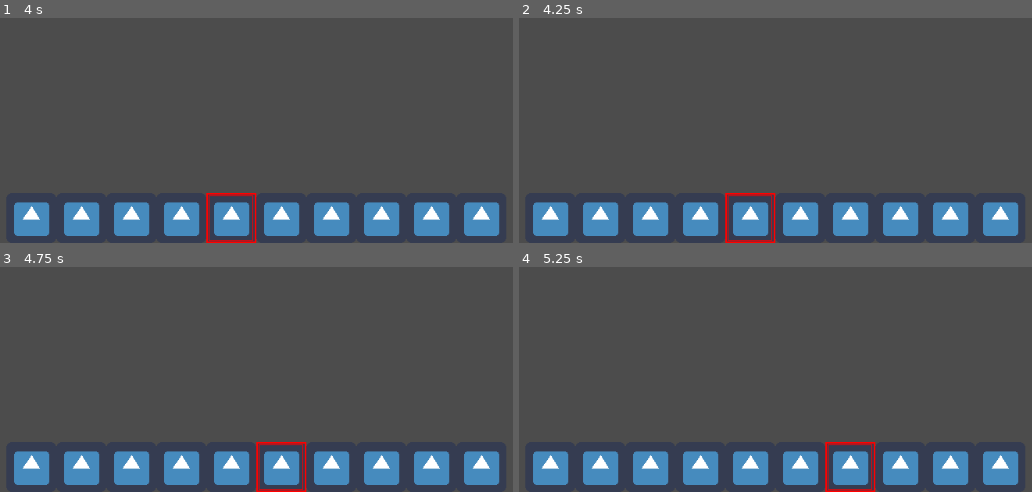
Above: before the commit, frames 1-4 (two rows, left to right).
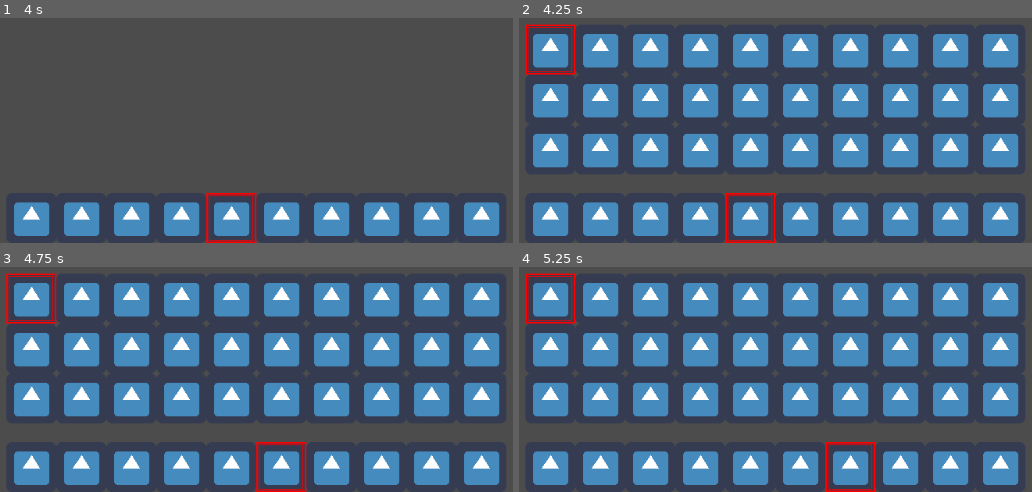
Above: after the commit, the same moments.

Repository: kybek/chokka-remastered
Game: Godot game, scene res://src/hud/hud.tscn
Two runs of this game, one before a commit and one after it. Both use one fixed random seed, a clock stepped at 60 frames per second and the inputs below. This scene is started directly instead of the project's main scene. The engine's default icon, where the game draws it, is replaced by a stand-in: a white triangle on a blue panel in a dark square.
Inputs (mouse positions are in pixels of both pictures, inside the frame that each line leads up to):
- Up to frame 1 (4 s): tap Enter at 0.5, 2, 3.5 s; move the mouse to (30, 218) at 0.52 s; hold D (move_right) 0.53-1.28 s; tap Space (next_line) at 0.6, 1.25, 1.35, 2.1, 2.75, 2.85, 3.6 s; click (30, 218) at 0.67 s; move the mouse to (82, 218) at 1.27 s; hold S (move_down) 1.28-2.03 s; click (82, 218) at 1.42 s; move the mouse to (133, 218) at 2.02 s; hold D (move_right) 2.03-2.78 s; click (133, 218) at 2.17 s; move the mouse to (179, 218) at 2.77 s; hold W (move_up) 2.78-3.53 s; click (179, 218) at 2.92 s; move the mouse to (230, 218) at 3.52 s; hold A (move_left) from 3.53 s (still down); click (230, 218) at 3.67 s
- Up to frame 2 (4.25 s): keep holding A (move_left); tap Tab (toggle_inventory, bound only after the commit) at 4.15 s
- Up to frame 3 (4.75 s): keep holding A (move_left); move the mouse to (282, 467) at 4.27 s; tap Space (next_line) at 4.35 s; click (282, 467) at 4.42 s
- Up to frame 4 (5.25 s): tap Space (next_line) at 5, 5.1 s; move the mouse to (852, 467) at 5.02 s; release A (move_left) at 5.03 s; hold S (move_down) from 5.03 s (still down); click (852, 467) at 5.17 s

Frame 1 is identical in both runs. In frame 2, 32% of the frame differs, in the area x 1-98%, y 2-67%; in frame 3, 32%; in frame 4, 32%.

Commit message:
Inventory & Seedbags

Diff:
--- a/project.godot
+++ b/project.godot
@@ -24,6 +24,11 @@
 "language": "GDScript",
 "path": "res://src/biology/genes.gd"
 }, {
+"base": "Node2D",
+"class": "Inventory",
+"language": "GDScript",
+"path": "res://src/inventory/inventory.gd"
+}, {
 "base": "Node",
 "class": "Seed",
 "language": "GDScript",
@@ -48,6 +53,7 @@
 "Dialogue": "",
 "Flower": "",
 "Genes": "",
+"Inventory": "",
 "Seed": "",
 "SeedBag": "",
 "Slot": "",
@@ -57,7 +63,7 @@
 [application]
 
 config/name="Chokka Remastered"
-run/main_scene="res://src/farm/farm.tscn"
+run/main_scene="res://src/farm/Farm.tscn"
 config/icon="res://icon.png"
 
 [input]
@@ -92,6 +98,11 @@
 , Object(InputEventKey,"resource_local_to_scene":false,"resource_name":"","device":0,"alt":false,"shift":false,"control":false,"meta":false,"command":false,"pressed":false,"scancode":16777231,"unicode":0,"echo":false,"script":null)
  ]
 }
+toggle_inventory={
+"deadzone": 0.5,
+"events": [ Object(InputEventKey,"resource_local_to_scene":false,"resource_name":"","device":0,"alt":false,"shift":false,"control":false,"meta":false,"command":false,"pressed":false,"scancode":16777218,"unicode":0,"echo":false,"script":null)
+ ]
+}
 
 [rendering]
 
--- a/src/biology/genes.gd
+++ b/src/biology/genes.gd
@@ -38,6 +38,12 @@
 func get_seed_count () -> int:
    return seed_count
 
+func _init (dictionary : Dictionary):
+	set_color(dictionary["color"])
+	set_size(dictionary["size"])
+	set_polen_count(dictionary["polen_count"])
+	set_seed_count(dictionary["seed_count"])
+
 
 func _ready ():
    name = "Genes"
--- a/src/biology/seed.gd
+++ b/src/biology/seed.gd
@@ -2,7 +2,11 @@
 
 class_name Seed
 
-var genes : Genes = Genes.new()
+var genes : Genes = null
+
+
+func _init (dictionary : Dictionary):
+	genes = Genes.new(dictionary["genes"])
 
 
 func _ready ():
--- a/src/farm/farm.gd
+++ b/src/farm/farm.gd
@@ -1,10 +1,22 @@
 extends Node2D
 
+var seedbag_dictionary = preload("res://src/seedbagdictionary/seedbagdictionary.gd").new().data
+
+onready var player = get_node("World/Player")
+onready var toolbar = get_node("World/Player/HUD/InventoryContainer/Toolbar")
 
 func _ready():
 #	$"Dialogue Manager".load_dialogue("res://dialogues/example_dialogue.gd")
-	pass
+	var seedbag1 = SeedBag.new(seedbag_dictionary["type1"])
+	var seedbag2 = SeedBag.new(seedbag_dictionary["type2"])
+
+	toolbar.add_item_to_slot(0, {"item" : seedbag1, "count" : 1})
+	toolbar.add_item_to_slot(1, {"item" : seedbag2, "count" : 1})
 
 
 func _process(delta):
 	get_tree().call_group("Input", "set_input_mode", not $"Dialogue Manager".is_dialogue_active())
+
+
+func _on_use_item():
+	player.use_item()
--- a/src/farm/farm.tscn
+++ b/src/farm/farm.tscn
@@ -10,9 +10,10 @@
 [node name="Farm" type="Node2D"]
 script = ExtResource( 1 )
 
+[node name="Ground" type="TileMap" parent="."]
+format = 1
+
 [node name="World" parent="." instance=ExtResource( 2 )]
-
-[node name="Ground" type="TileMap" parent="World"]
 
 [node name="DummySprite" type="Sprite" parent="World"]
 position = Vector2( 137.131, 114.276 )
@@ -23,6 +24,7 @@
 [node name="Camera2D" type="Camera2D" parent="World/Player"]
 current = true
 
-[node name="HUD" parent="." instance=ExtResource( 5 )]
+[node name="HUD" parent="World/Player" instance=ExtResource( 5 )]
 
 [node name="Dialogue Manager" parent="." instance=ExtResource( 6 )]
+[connection signal="use_item" from="World" to="." method="_on_use_item"]
--- /dev/null
+++ b/src/genedictionary/genedictionary.gd
@@ -0,0 +1,14 @@
+var data = {
+	"short" : {
+		"color" : [0, 0, 0],
+		"size" : 1,
+		"polen_count" : 1,
+		"seed_count" : 2
+	},
+	"long" : {
+		"color" : [0, 0, 0],
+		"size" : 2,
+		"polen_count" : 1,
+		"seed_count" : 2
+	}
+}
--- a/src/hud/hud.gd
+++ b/src/hud/hud.gd
@@ -1,4 +1,30 @@
 extends CanvasLayer
+
+onready var toolbar = get_node("InventoryContainer/Toolbar")
+onready var inventory = get_node("InventoryContainer/Inventory")
+
 
 func _ready():
 	print(name + ' alive')
+
+
+func toggle_inventory () -> void:
+	inventory.visible = not inventory.visible
+
+
+var action_key_array = [
+	["toggle_inventory", funcref(self, "toggle_inventory")]
+]
+
+
+func process_input () -> void:
+	for action_pair in action_key_array:
+		var action_name : String = action_pair[0]
+		var action_func = action_pair[1]
+
+		if Input.is_action_just_pressed(action_name):
+			action_func.call_func()
+
+
+func _process(delta):
+	process_input()
--- a/src/hud/hud.tscn
+++ b/src/hud/hud.tscn
@@ -1,12 +1,13 @@
-[gd_scene load_steps=3 format=2]
+[gd_scene load_steps=4 format=2]
 
 [ext_resource path="res://src/hud/hud.gd" type="Script" id=1]
-[ext_resource path="res://src/toolbar/toolbar.tscn" type="PackedScene" id=2]
+[ext_resource path="res://src/inventory/inventory.tscn" type="PackedScene" id=2]
+[ext_resource path="res://src/toolbar/toolbar.tscn" type="PackedScene" id=3]
 
 [node name="HUD" type="CanvasLayer"]
 script = ExtResource( 1 )
 
-[node name="ToolbarContainer" type="MarginContainer" parent="."]
+[node name="InventoryContainer" type="VBoxContainer" parent="."]
 anchor_top = 1.0
 anchor_bottom = 1.0
 margin_left = 250.0
@@ -14,8 +15,10 @@
 margin_right = 250.0
 margin_bottom = -64.0
 grow_horizontal = 2
-__meta__ = {
-"_edit_lock_": true
-}
+custom_constants/separation = 0
 
-[node name="Toolbar" parent="ToolbarContainer" instance=ExtResource( 2 )]
+[node name="Inventory" parent="InventoryContainer" instance=ExtResource( 2 )]
+visible = false
+position = Vector2( 0, -216 )
+
+[node name="Toolbar" parent="InventoryContainer" instance=ExtResource( 3 )]
--- /dev/null
+++ b/src/inventory/inventory.gd
@@ -0,0 +1,44 @@
+extends Node2D
+
+class_name Inventory
+
+var slots : Array
+var current_slot : int = -1 setget set_current_slot, get_current_slot
+
+
+func set_current_slot (slot_no : int) -> void:
+	if slot_no == current_slot:
+		return
+
+	if current_slot != -1:
+		slots[current_slot].toggle_highlight()
+
+	current_slot = slot_no
+	slots[current_slot].toggle_highlight()
+
+
+func get_current_slot () -> int:
+	return current_slot
+
+
+func clicked_on_slot (slot_no : int) -> void:
+	set_current_slot(slot_no)
+
+
+func add_item_to_slot (slot_no : int, dictionary : Dictionary) -> void:
+	assert(slot_no >= 0 and slot_no <= 9)
+
+	slots[slot_no].add_item(dictionary)
+
+
+func _ready ():
+	print(name + ' alive')
+	slots = $SlotContainer.get_children()
+
+	for i in range(slots.size()):
+		slots[i].no = i
+
+	for slot in slots:
+		slot.connect("clicked_on", self, "clicked_on_slot", [slot.no])
+
+	set_current_slot(0)
--- /dev/null
+++ b/src/inventory/inventory.tscn
@@ -0,0 +1,170 @@
+[gd_scene load_steps=3 format=2]
+
+[ext_resource path="res://src/inventory/inventory.gd" type="Script" id=1]
+[ext_resource path="res://src/slot/slot.tscn" type="PackedScene" id=2]
+
+[node name="Inventory" type="Node2D"]
+script = ExtResource( 1 )
+
+[node name="Sprite" type="Sprite" parent="."]
+
+[node name="SlotContainer" type="GridContainer" parent="."]
+margin_right = 40.0
+margin_bottom = 40.0
+custom_constants/vseparation = 0
+custom_constants/hseparation = 0
+columns = 10
+
+[node name="Slot0" parent="SlotContainer" instance=ExtResource( 2 )]
+
+[node name="Slot1" parent="SlotContainer" instance=ExtResource( 2 )]
+margin_left = 64.0
+margin_right = 128.0
+
+[node name="Slot2" parent="SlotContainer" instance=ExtResource( 2 )]
+margin_left = 128.0
+margin_right = 192.0
+
+[node name="Slot3" parent="SlotContainer" instance=ExtResource( 2 )]
+margin_left = 192.0
+margin_right = 256.0
+
+[node name="Slot4" parent="SlotContainer" instance=ExtResource( 2 )]
+margin_left = 256.0
+margin_right = 320.0
+
+[node name="Slot5" parent="SlotContainer" instance=ExtResource( 2 )]
+margin_left = 320.0
+margin_right = 384.0
+
+[node name="Slot6" parent="SlotContainer" instance=ExtResource( 2 )]
+margin_left = 384.0
+margin_right = 448.0
+
+[node name="Slot7" parent="SlotContainer" instance=ExtResource( 2 )]
+margin_left = 448.0
+margin_right = 512.0
+
+[node name="Slot8" parent="SlotContainer" instance=ExtResource( 2 )]
+margin_left = 512.0
+margin_right = 576.0
+
+[node name="Slot9" parent="SlotContainer" instance=ExtResource( 2 )]
+margin_left = 576.0
+margin_right = 640.0
+
+[node name="Slot10" parent="SlotContainer" instance=ExtResource( 2 )]
+margin_top = 64.0
+margin_bottom = 128.0
+
+[node name="Slot11" parent="SlotContainer" instance=ExtResource( 2 )]
+margin_left = 64.0
+margin_top = 64.0
+margin_right = 128.0
+margin_bottom = 128.0
+
+[node name="Slot12" parent="SlotContainer" instance=ExtResource( 2 )]
+margin_left = 128.0
+margin_top = 64.0
+margin_right = 192.0
+margin_bottom = 128.0
+
+[node name="Slot13" parent="SlotContainer" instance=ExtResource( 2 )]
+margin_left = 192.0
+margin_top = 64.0
+margin_right = 256.0
+margin_bottom = 128.0
+
+[node name="Slot14" parent="SlotContainer" instance=ExtResource( 2 )]
+margin_left = 256.0
+margin_top = 64.0
+margin_right = 320.0
+margin_bottom = 128.0
+
+[node name="Slot15" parent="SlotContainer" instance=ExtResource( 2 )]
+margin_left = 320.0
+margin_top = 64.0
+margin_right = 384.0
+margin_bottom = 128.0
+
+[node name="Slot16" parent="SlotContainer" instance=ExtResource( 2 )]
+margin_left = 384.0
+margin_top = 64.0
+margin_right = 448.0
+margin_bottom = 128.0
+
+[node name="Slot17" parent="SlotContainer" instance=ExtResource( 2 )]
+margin_left = 448.0
+margin_top = 64.0
+margin_right = 512.0
+margin_bottom = 128.0
+
+[node name="Slot18" parent="SlotContainer" instance=ExtResource( 2 )]
+margin_left = 512.0
+margin_top = 64.0
+margin_right = 576.0
+margin_bottom = 128.0
+
+[node name="Slot19" parent="SlotContainer" instance=ExtResource( 2 )]
+margin_left = 576.0
+margin_top = 64.0
+margin_right = 640.0
+margin_bottom = 128.0
+
+[node name="Slot20" parent="SlotContainer" instance=ExtResource( 2 )]
+margin_top = 128.0
+margin_bottom = 192.0
+
+[node name="Slot21" parent="SlotContainer" instance=ExtResource( 2 )]
+margin_left = 64.0
+margin_top = 128.0
+margin_right = 128.0
+margin_bottom = 192.0
+
+[node name="Slot22" parent="SlotContainer" instance=ExtResource( 2 )]
+margin_left = 128.0
+margin_top = 128.0
+margin_right = 192.0
+margin_bottom = 192.0
+
+[node name="Slot23" parent="SlotContainer" instance=ExtResource( 2 )]
+margin_left = 192.0
+margin_top = 128.0
+margin_right = 256.0
+margin_bottom = 192.0
+
+[node name="Slot24" parent="SlotContainer" instance=ExtResource( 2 )]
+margin_left = 256.0
+margin_top = 128.0
+margin_right = 320.0
+margin_bottom = 192.0
+
+[node name="Slot25" parent="SlotContainer" instance=ExtResource( 2 )]
+margin_left = 320.0
+margin_top = 128.0
+margin_right = 384.0
+margin_bottom = 192.0
+
+[node name="Slot26" parent="SlotContainer" instance=ExtResource( 2 )]
+margin_left = 384.0
+margin_top = 128.0
+margin_right = 448.0
+margin_bottom = 192.0
+
+[node name="Slot27" parent="SlotContainer" instance=ExtResource( 2 )]
+margin_left = 448.0
+margin_top = 128.0
+margin_right = 512.0
+margin_bottom = 192.0
+
+[node name="Slot28" parent="SlotContainer" instance=ExtResource( 2 )]
+margin_left = 512.0
+margin_top = 128.0
+margin_right = 576.0
+margin_bottom = 192.0
+
+[node name="Slot29" parent="SlotContainer" instance=ExtResource( 2 )]
+margin_left = 576.0
+margin_top = 128.0
+margin_right = 640.0
+margin_bottom = 192.0
--- a/src/seedbag/seedbag.gd
+++ b/src/seedbag/seedbag.gd
@@ -2,21 +2,29 @@
 
 class_name SeedBag
 
-var _seed : Seed = null setget set_seed, get_seed
+var _seed : Seed = null
 
 export var icon : Texture
 
-func set_seed (new_seed : Seed) -> void:
-	_seed = new_seed
+func set_seed (new_seed_dictionary : Dictionary) -> void:
+	_seed = Seed.new(new_seed_dictionary)
 
 
 func get_seed () -> Seed:
 	return _seed
 
 
-func _init (_seed : Seed):
-	self._seed = _seed
-	_ready()
+func set_icon (new_icon : Texture) -> void:
+	icon = new_icon
+
+
+func get_icon () -> Texture:
+	return icon
+
+
+func _init (dictionary : Dictionary):
+	set_seed(dictionary["seed"])
+	set_icon(dictionary["icon"])
 
 
 func _ready ():
--- /dev/null
+++ b/src/seedbagdictionary/seedbagdictionary.gd
@@ -0,0 +1,12 @@
+var seed_dictionary = preload("res://src/seeddictionary/seeddictionary.gd").new().data
+
+var data = {
+	"type1" : {
+		"icon" : preload("res://assets/seedbag/type1/icon.png"),
+		"seed" : seed_dictionary["type1"]
+	},
+	"type2" : {
+		"icon" : preload("res://assets/seedbag/type2/icon.png"),
+		"seed" : seed_dictionary["type2"]
+	}
+}
--- /dev/null
+++ b/src/seeddictionary/seeddictionary.gd
@@ -0,0 +1,10 @@
+var gene_dictionary = preload("res://src/genedictionary/genedictionary.gd").new().data
+
+var data = {
+	"type1" : {
+		"genes" : gene_dictionary["short"]
+	},
+	"type2" : {
+		"genes" : gene_dictionary["long"]
+	}
+}
--- a/src/slot/slot.gd
+++ b/src/slot/slot.gd
@@ -15,20 +15,25 @@
 	return item.get_count()
 
 
-func add_item (item, count : int) -> void:
-	if not item:
+func add_item (dictionary : Dictionary) -> void:
+	if not dictionary.has("item"):
 		return
 
-	if not count:
+	if not dictionary.has("count"):
 		return
 
-	self.item = item
-	self.count = count
+	self.item = dictionary["item"]
+	self.count = dictionary["count"]
 	mouse_default_cursor_shape = Control.CURSOR_POINTING_HAND
+	set_texture(self.item.icon)
 
 
-func remove_item () -> Array:
-	var temp = [item, count]
+func remove_item () -> Dictionary:
+	var temp = {
+		"item" : item,
+		"count" : count
+	}
+
 	self.item = null
 	self.count = 0
 	mouse_default_cursor_shape = Control.CURSOR_ARROW
--- a/src/toolbar/toolbar.gd
+++ b/src/toolbar/toolbar.gd
@@ -1,48 +1 @@
-extends Node2D
-
-var slots : Array
-var current_slot : int = -1 setget set_current_slot, get_current_slot
-
-
-func set_current_slot (slot_no : int) -> void:
-	if slot_no == current_slot:
-		return
-
-	if current_slot != -1:
-		slots[current_slot].toggle_highlight()
-
-	current_slot = slot_no
-	slots[current_slot].toggle_highlight()
-
-
-func get_current_slot () -> int:
-	return current_slot
-
-
-func clicked_on_slot (slot_no : int) -> void:
-	set_current_slot(slot_no)
-
-
-func add_item_to_slot (slot_no : int, item) -> void:
-	assert(slot_no >= 0 and slot_no <= 9)
-
-	slots[slot_no].add_item(item)
-
-
-func _ready ():
-	print(name + ' alive')
-	slots = $SlotContainer.get_children()
-
-	for i in range(slots.size()):
-		slots[i].no = i
-
-	for slot in slots:
-		slot.connect("clicked_on", self, "clicked_on_slot", [slot.no])
-
-	set_current_slot(0)
-
-
-func _process (delta):
-	if Input.is_action_just_pressed("next_line"):
-#		add_item_to_slot(get_current_slot(), [1, 2, 3, 4, 5])
-		pass
+extends Inventory
--- a/src/toolbar/toolbar.tscn
+++ b/src/toolbar/toolbar.tscn
@@ -2,7 +2,6 @@
 
 [ext_resource path="res://src/toolbar/toolbar.gd" type="Script" id=1]
 [ext_resource path="res://src/slot/slot.tscn" type="PackedScene" id=2]
-
 
 [node name="Toolbar" type="Node2D"]
 script = ExtResource( 1 )
--- a/src/world/world.gd
+++ b/src/world/world.gd
@@ -23,11 +23,18 @@
 	player.move(Vector2(1, 0))
 
 
+func use_item () -> void:
+	emit_signal("use_item")
+
+signal use_item
+
+
 var action_key_array = [
 	["move_up", funcref(self, "move_up")],
 	["move_down", funcref(self, "move_down")],
 	["move_left", funcref(self, "move_left")],
-	["move_right", funcref(self, "move_right")]
+	["move_right", funcref(self, "move_right")],
+	["use_item", funcref(self, "use_item")]
 ]
 
 
Binary file added: assets/seedbag/type1/icon.png
Not shown, added: assets/seedbag/type1/icon.png.import
Binary file added: assets/seedbag/type2/icon.png
Not shown, added: assets/seedbag/type2/icon.png.import
